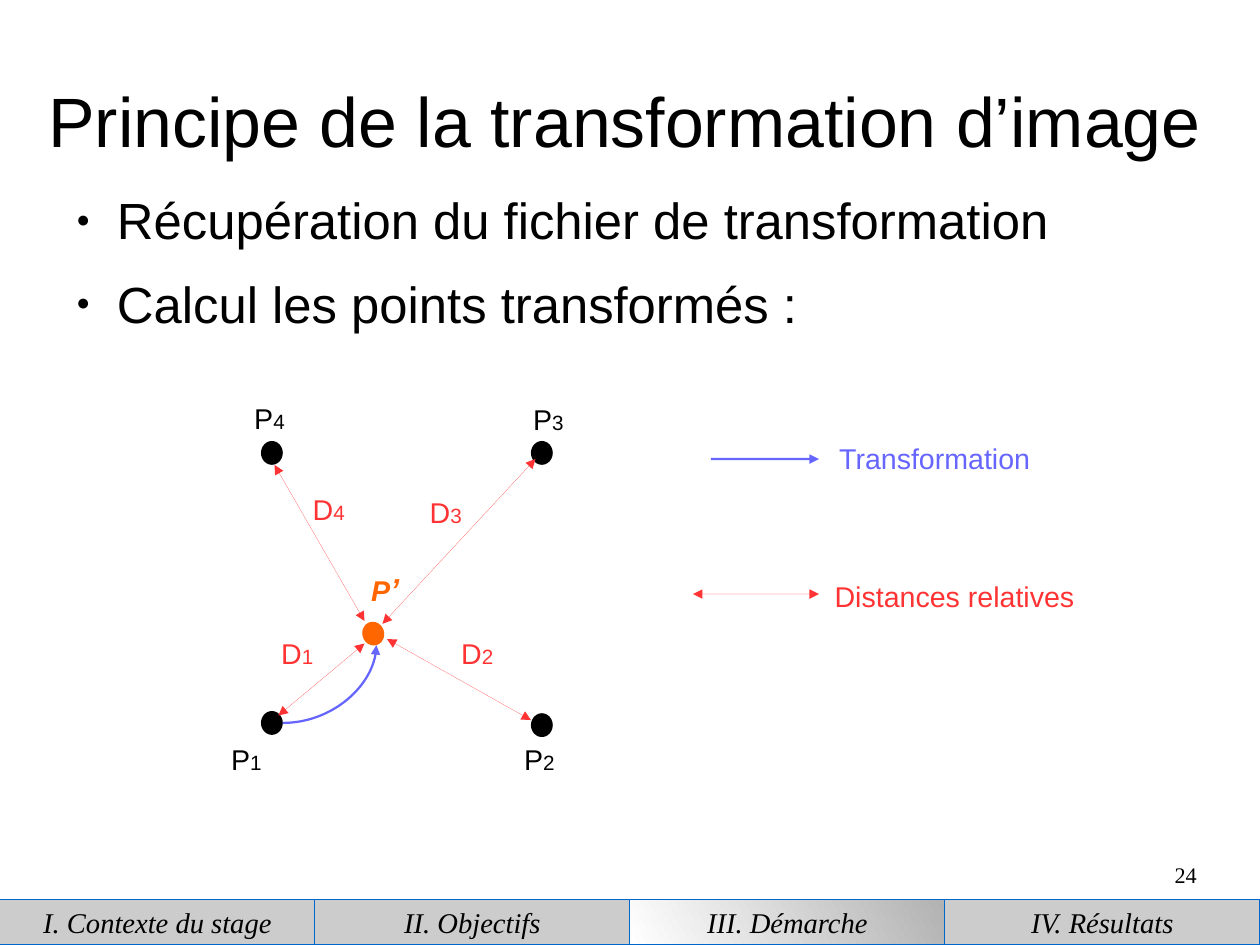
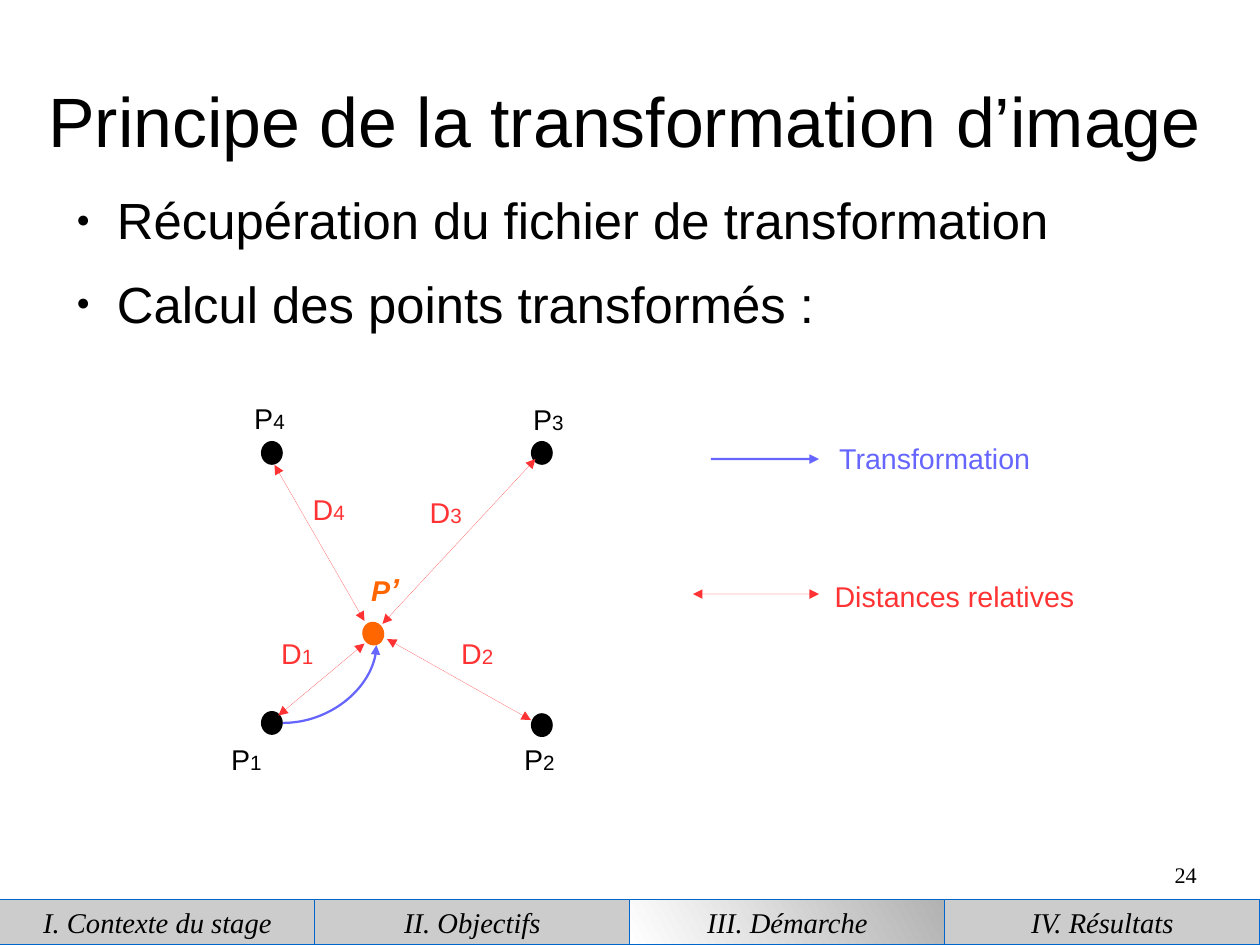
Before and after one commit to piatf/Report-2016-interniship-BioMedIA, a slide deck: slide 24 of presentation.odp. Drawn at 1260x945 pixels with LibreOffice and Linux fonts; fonts in the diff are those of the drawing. Boxes give left, top, right and bottom in pixels: in the first picture for what was removed or moved away, otherwise in the second. Text is boxed around its words. In the diff, an @@ line names an element or a change of style, - is before the commit and + after.

```diff
--- a/presentation.odp
+++ b/presentation.odp
@@ text at <box>117,285,786,333</box>: text changed @@
-● Calcul les points transformés :
+● Calcul des points transformés :
```
Also in this commit, not shown: 2 other slides changed.
